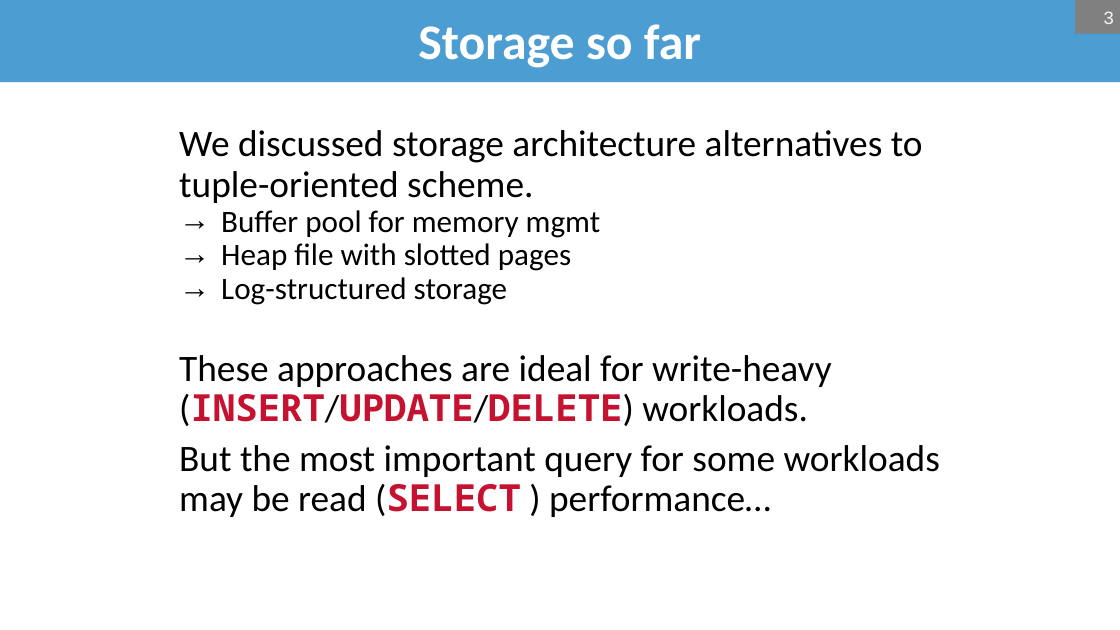
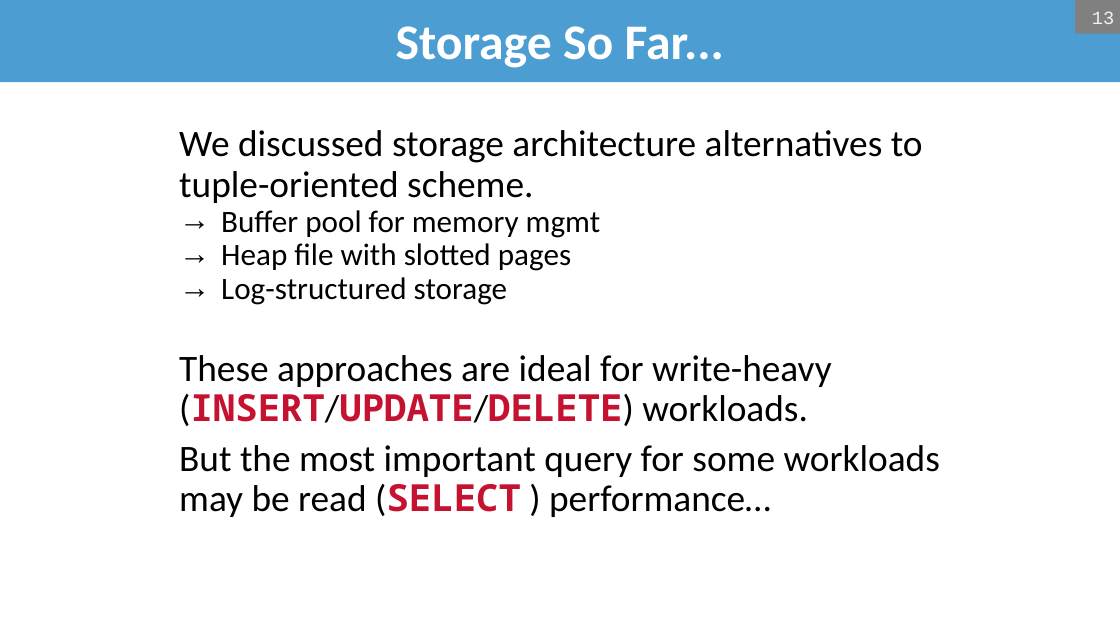
Before and after one commit to bsb20/bsb20.github.io, a slide deck: slide 13 of docs/421_f26/lectures/L6.pptx (slide 3 before the commit). Drawn at 1120x630 pixels with LibreOffice and Linux fonts; fonts in the diff are those of the drawing; background and template pictures are left out. Boxes give left, top, right and bottom in pixels: in the first picture for what was removed or moved away, otherwise in the second. Text is boxed around its words. In the diff, an @@ line names an element or a change of style, - is before the commit and + after.

```diff
--- a/docs/421_f26/lectures/L6.pptx
+++ b/docs/421_f26/lectures/L6.pptx
@@ title at (396,26,724,68): text changed @@
-Storage so far
+Storage So Far...
@@ page number at (1092,11,1114,24): text changed @@
-3
+13
```
Also in this commit, not shown: 5 other slides changed, 13 slides added, 1 slide removed, 1 other file.
